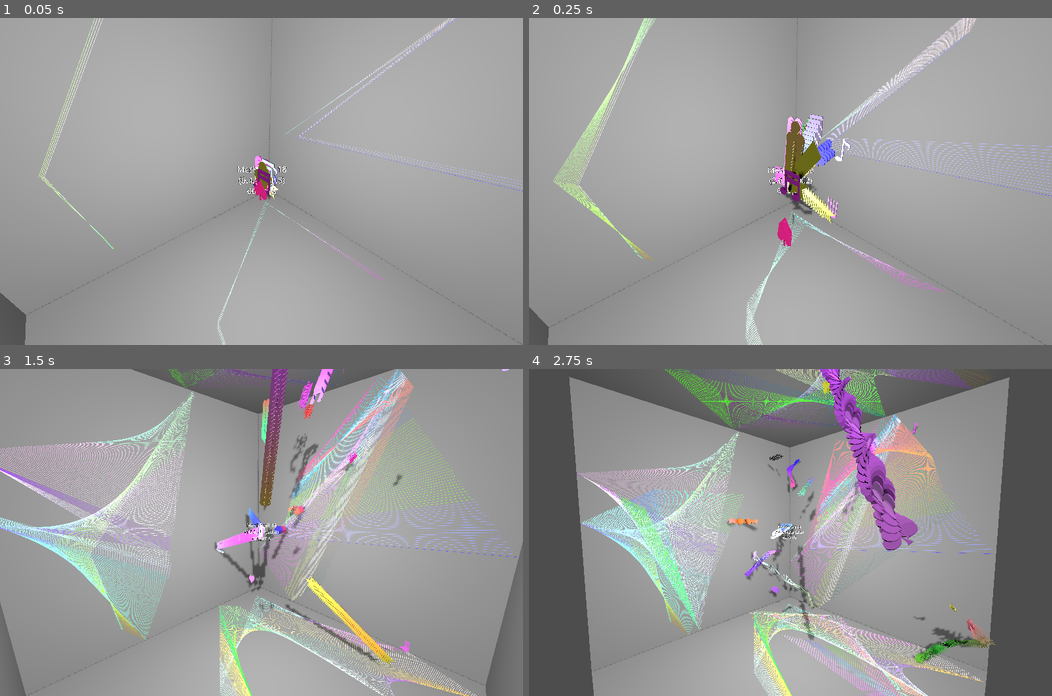
Above: before the commit, frames 1-4 (two rows, left to right).
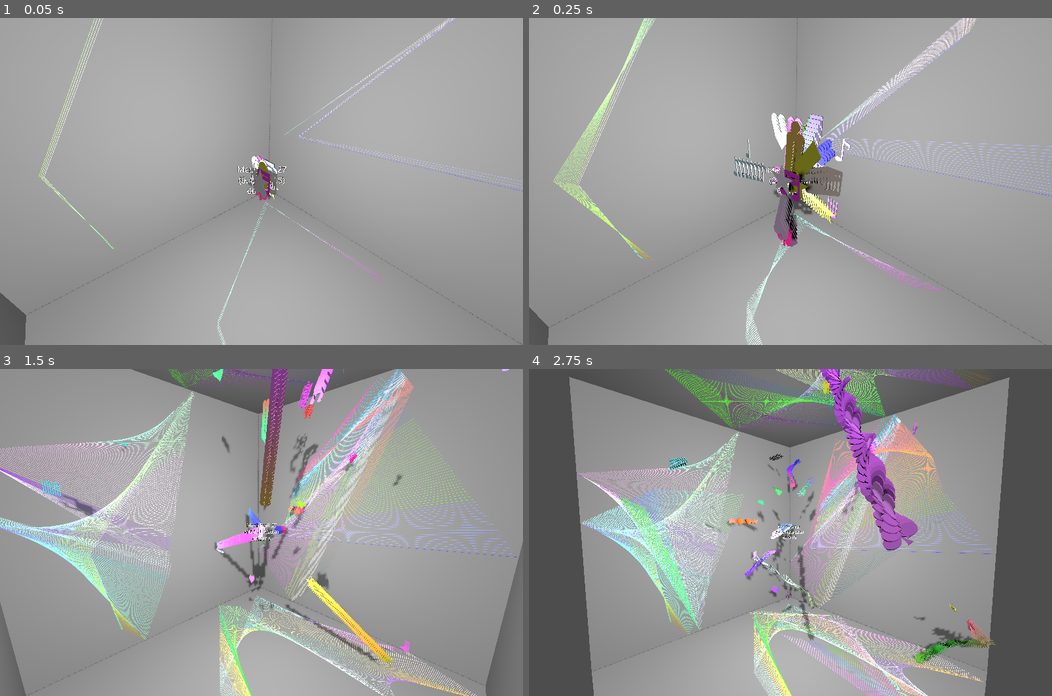
Above: after the commit, the same moments.

Repository: kasworld/gd4game3d
Game: Godot game, scene res://main.tscn
Same seed, same stepped clock (60 frames per second), same inputs: the game is played once before the commit and once after it.
Inputs (mouse positions are in pixels of both pictures, inside the frame that each line leads up to):
- Up to frame 1 (0.05 s): no input
- Up to frame 2 (0.25 s): no input
- Up to frame 3 (1.5 s): tap Enter at 0.5 s; move the mouse to (376, 516) at 0.52 s; click (376, 516) at 0.67 s; move the mouse to (156, 548) at 1.27 s; click (156, 548) at 1.42 s
- Up to frame 4 (2.75 s): move the mouse to (842, 460) at 2.02 s; click (842, 460) at 2.17 s

The runs differ from the first frame. In frame 1, 0.3% of the frame differs, in the area x 47-55%, y 42-56%; in frame 2, 1.6%, in the area x 39-60%, y 29-70%; in frame 3, 0.4%; in frame 4, 0.2%.

Commit message:
add get_color_ByPosition

Diff:
--- a/main.gd
+++ b/main.gd
@@ -15,14 +15,14 @@
 	b_box = AABB( -bound_size/2, bound_size)
 
 	for mt in MeshTrailTypeList:
-		var ball = meshtrail_scene.instantiate().with_color_OnBounce().set_random_color_fn(random_color3).init( bounce, 0.5, randi_range(1,10), mt, Vector3.ZERO)
+		var ball = meshtrail_scene.instantiate().init_OnBounce().set_get_random_color_fn(random_color3).init( bounce, 0.5, randi_range(1,10), mt, Vector3.ZERO)
 		$MeshTrailContainer.add_child(ball)
 	for mt in MeshTrailTypeList:
-		var ball = meshtrail_scene.instantiate().with_color_MeshGradient().set_random_color_fn(random_color3).init( bounce, 0.5, randi_range(10,100), mt, Vector3.ZERO)
+		var ball = meshtrail_scene.instantiate().init_MeshGradient().set_get_random_color_fn(random_color3).init( bounce, 0.5, randi_range(10,100), mt, Vector3.ZERO)
 		$MeshTrailContainer.add_child(ball)
-	#for mt in MeshTrailTypeList:
-		#var ball = meshtrail_scene.instantiate().with_color_ByPosition(b_box).init( bounce, 0.5, randi_range(1,10), mt, Vector3.ZERO)
-		#$MeshTrailContainer.add_child(ball)
+	for mt in MeshTrailTypeList:
+		var ball = meshtrail_scene.instantiate().init_ByPosition(b_box).init( bounce, 0.5, randi_range(1,10), mt, Vector3.ZERO)
+		$MeshTrailContainer.add_child(ball)
 
 	$MovingCamera.init( b_box, Vector3.ZERO, $MeshTrailContainer.get_child(0) )
 	make_line2d(Vector2(b_box.size.x,b_box.size.y), Vector3(b_box.get_center().x, b_box.get_center().y, b_box.position.z),     PlaneMesh.FACE_Z, false)
--- a/mesh_trail/mesh_trail.gd
+++ b/mesh_trail/mesh_trail.gd
@@ -4,7 +4,7 @@
 enum ColorMode {OnBounce, MeshGradient, ByPosition }
 var color_mode :ColorMode = ColorMode.OnBounce
 
-func with_color_OnBounce() -> MeshTrail:
+func init_OnBounce() -> MeshTrail:
 	color_mode = ColorMode.OnBounce
 	return self
 
@@ -12,28 +12,41 @@
 var color_from :Color # or current color
 var color_to :Color
 var color_progress :int # 0 to mesh_count-1
-func get_next_color() -> Color:
+func get_color_MeshGradient() -> Color:
 	color_progress += 1
 	if color_progress >= multimesh.instance_count:
 		color_from = color_to
-		color_to = random_color_fn.call()
+		color_to = get_random_color_fn.call()
 		color_progress = 0
 	return lerp(color_from, color_to, float(color_progress)/float(multimesh.instance_count))
-func with_color_MeshGradient() -> MeshTrail:
+
+func init_MeshGradient() -> MeshTrail:
 	color_mode = ColorMode.MeshGradient
 	return self
 
 var color_aabb :AABB
-func with_color_ByPosition(c_aabb :AABB) -> MeshTrail:
+func init_ByPosition(c_aabb :AABB) -> MeshTrail:
 	color_mode = ColorMode.ByPosition
 	color_aabb = c_aabb
 	return self
 
-var random_color_fn :Callable = random_color
-func set_random_color_fn(fn :Callable) -> MeshTrail:
-	random_color_fn = fn
+func init_ByPositionFn(fn :Callable) -> MeshTrail:
+	color_mode = ColorMode.ByPosition
+	get_color_ByPosition_fn = fn
 	return self
-func random_color() -> Color:
+
+var get_color_ByPosition_fn = get_color_ByPosition
+func get_color_ByPosition(pos :Vector3) -> Color:
+	var co :Color
+	for i in 3:
+		co[i] = (pos[i] - color_aabb.position[i]) / color_aabb.size[i]
+	return co
+
+var get_random_color_fn :Callable = get_random_color
+func set_get_random_color_fn(fn :Callable) -> MeshTrail:
+	get_random_color_fn = fn
+	return self
+func get_random_color() -> Color:
 	#return NamedColorList.color_list.pick_random()[0]
 	return Color(randf(),randf(),randf())
 
@@ -56,8 +69,8 @@
 	speed_max = radius * 120
 	speed_min = radius * 80
 	velocity = Vector3( (randf()-0.5)*speed_max,(randf()-0.5)*speed_max,(randf()-0.5)*speed_max)
-	color_from = random_color_fn.call()
-	color_to = random_color_fn.call()
+	color_from = get_random_color_fn.call()
+	color_to = get_random_color_fn.call()
 	make_mat_multi(new_mesh_by_type(mesh_type,radius), mesh_count, initial_pos)
 	return self
 
@@ -85,12 +98,11 @@
 	var co :Color
 	match color_mode:
 		ColorMode.ByPosition:
-			for i in 3:
-				co[i] = (pos[i] - color_aabb.position[i]) / color_aabb.size[i]
+			co = get_color_ByPosition_fn.call(pos)
 		ColorMode.OnBounce:
 			co = color_from
 		ColorMode.MeshGradient:
-			co = get_next_color()
+			co = get_color_MeshGradient()
 	multimesh.set_instance_color(mesh_index, co)
 
 func set_multi_pos_rot(i :int, pos :Vector3, axis :Vector3, rot :float) -> void:
@@ -118,7 +130,7 @@
 
 	if bn.bounced != Vector3i.ZERO:
 		if color_mode == ColorMode.OnBounce:
-			color_from = random_color_fn.call()
+			color_from = get_random_color_fn.call()
 		current_rotation_velocity =  randfn(0, rotation_velocity_deviation)
 	current_rotation += current_rotation_velocity * delta
 
